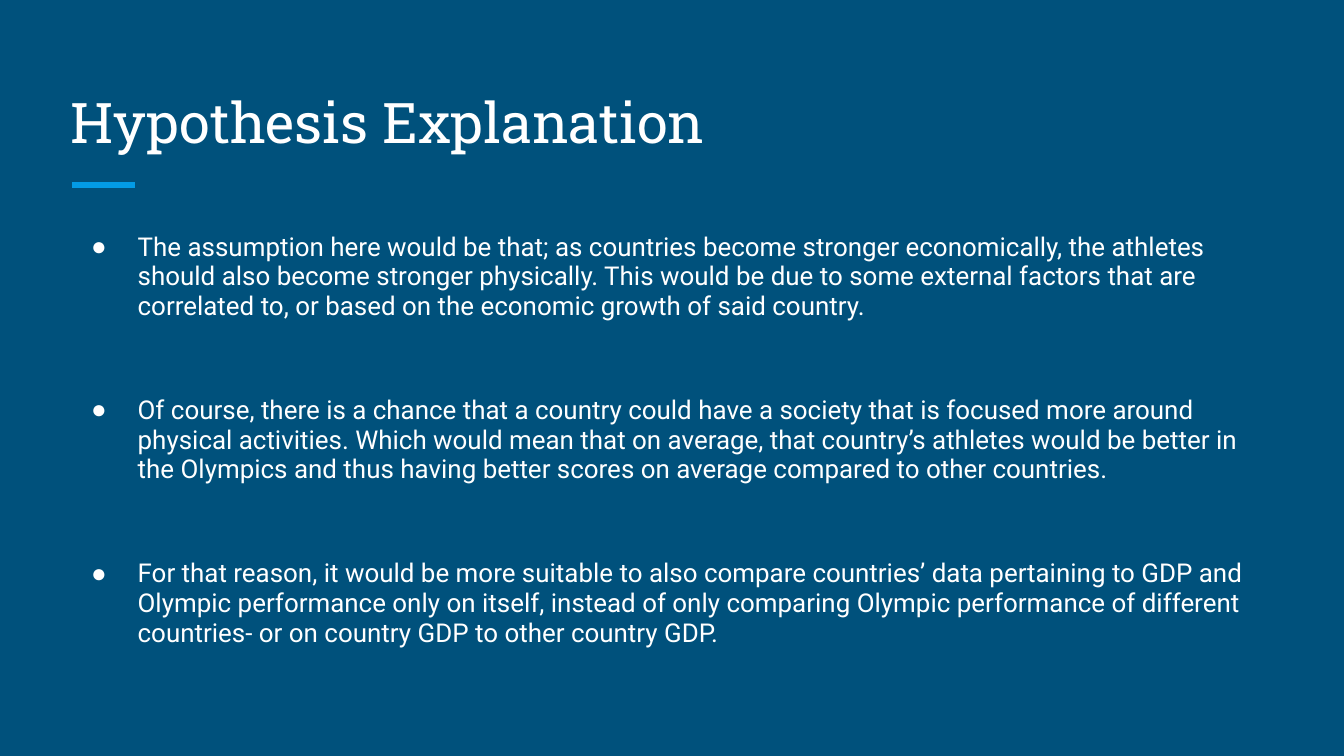
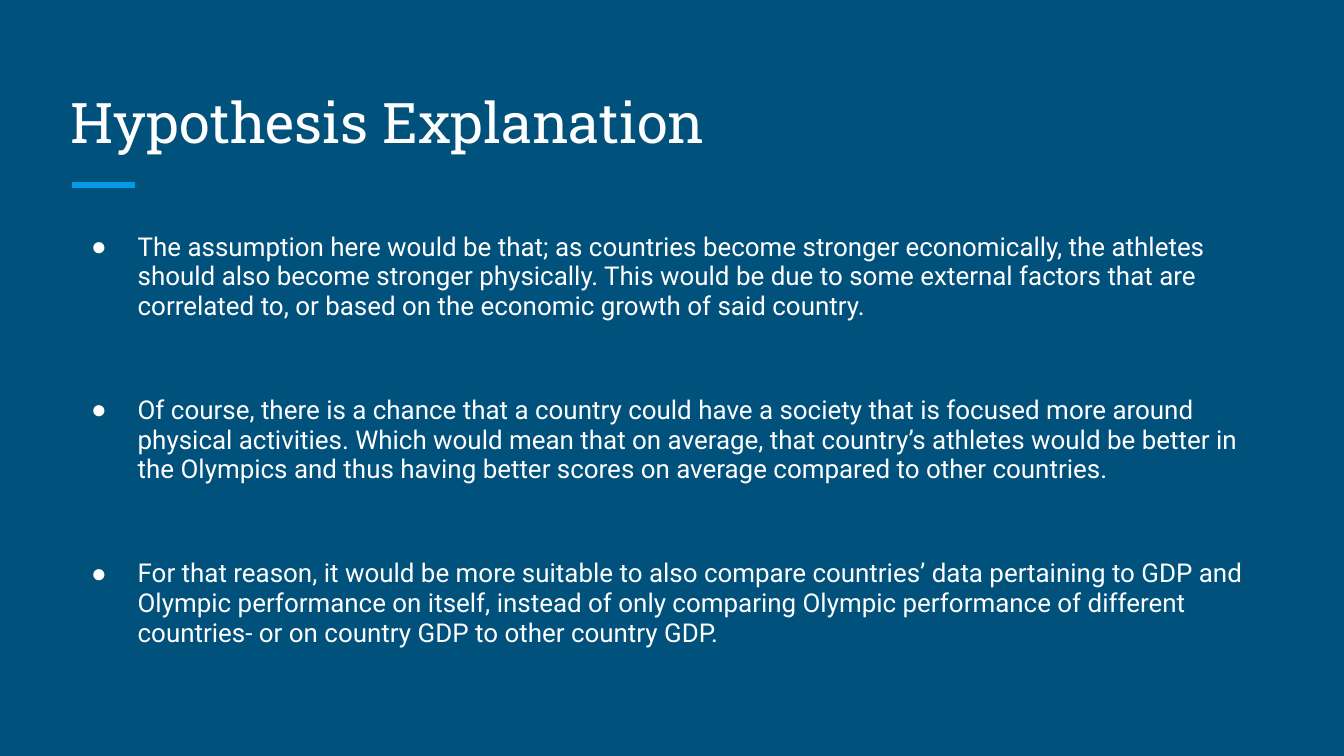
Before and after one commit to JBaconQa/cs2704project, a slide deck: slide 4 of cs2704proposal.pptx. Drawn at 1344x756 pixels with LibreOffice and Linux fonts; fonts in the diff are those of the drawing. Boxes give left, top, right and bottom in pixels: in the first picture for what was removed or moved away, otherwise in the second. Text is boxed around its words. In the diff, an @@ line names an element or a change of style, - is before the commit and + after.

```diff
--- a/cs2704proposal.pptx
+++ b/cs2704proposal.pptx
@@ text at <box>138,562,1242,648</box>: text changed @@
-● For that reason, it would be more suitable to also compare countries’ data pertaining to GDP and Olympic performance only on itself, instead of only comparing Olympic performance of different countries- or on country GDP to other country GDP.
+● For that reason, it would be more suitable to also compare countries’ data pertaining to GDP and Olympic performance on itself, instead of only comparing Olympic performance of different countries- or on country GDP to other country GDP.
```
Also in this commit, not shown: 2 other slides changed, 1 slide added.
